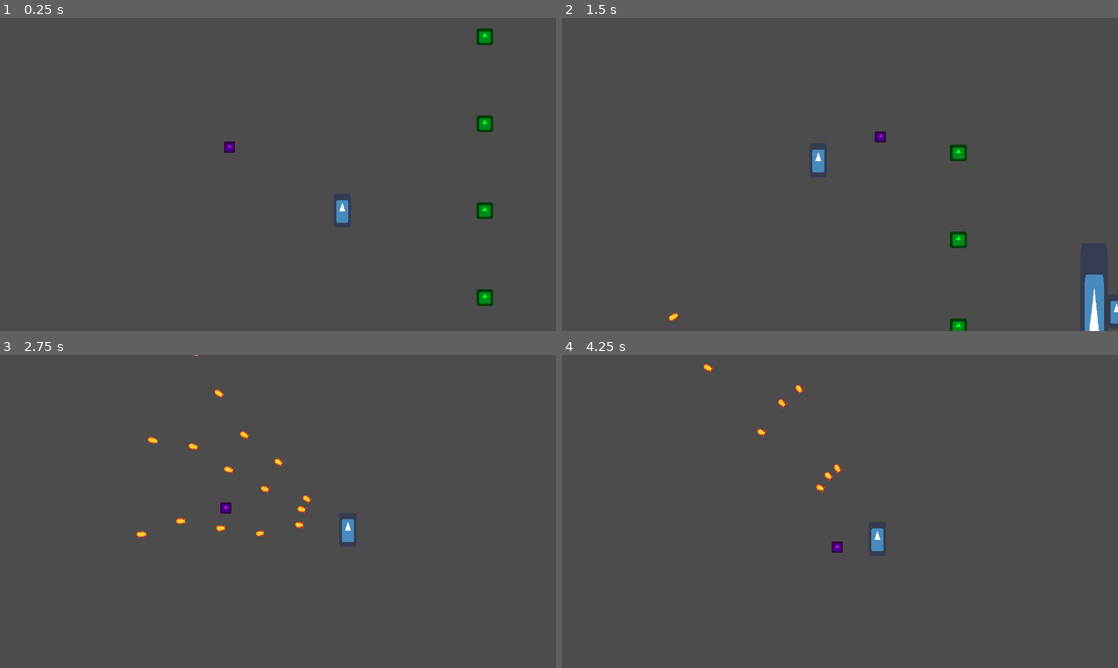
Above: before the commit, frames 1-4 (two rows, left to right).
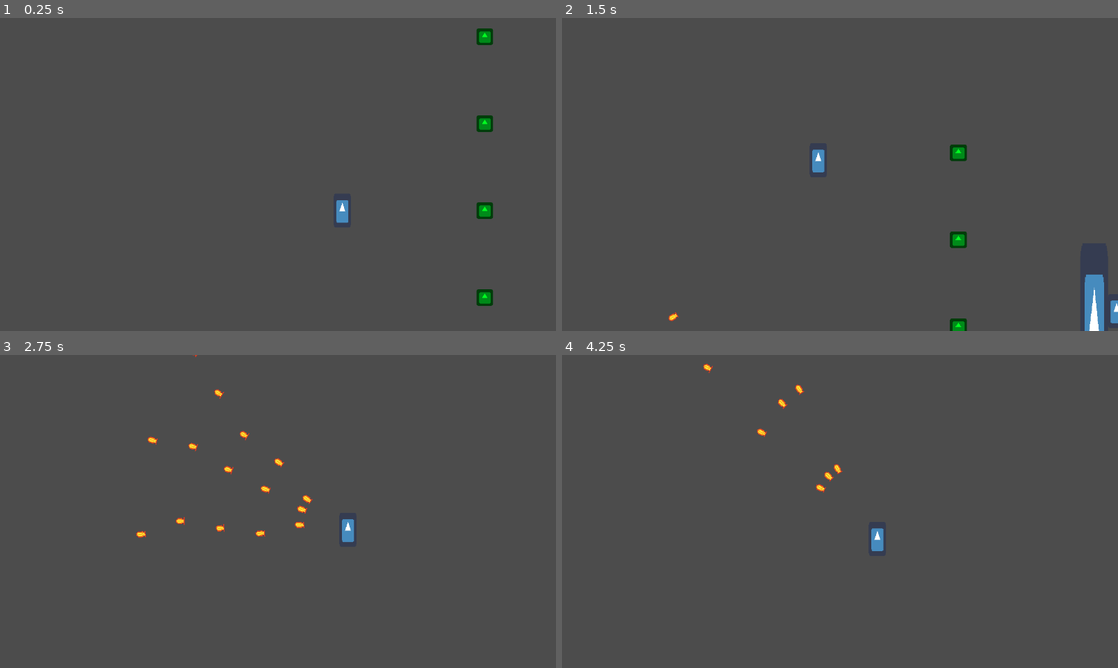
Above: after the commit, the same moments.

Repository: florian-rieder/2DShooter
Game: Godot game, scene res://test.tscn
Two runs of this game, one before a commit and one after it. Both use one fixed random seed, a clock stepped at 60 frames per second and the inputs below. The engine's default icon, where the game draws it, is replaced by a stand-in: a white triangle on a blue panel in a dark square. Sound files missing from this copy of the repository are replaced by a short silence.
Inputs (mouse positions are in pixels of both pictures, inside the frame that each line leads up to):
- Up to frame 1 (0.25 s): no input
- Up to frame 2 (1.5 s): move the mouse to (812, 237) at 0.52 s; hold Space (fire) 0.53-1.28 s; hold W (up) from 0.53 s (still down); move the mouse to (1006, 221) at 1.27 s; tap C at 1.35 s
- Up to frame 3 (2.75 s): move the mouse to (111, 464) at 2.02 s; release W (up) at 2.03 s; hold A (left) from 2.03 s (still down); hold Space (fire) from 2.03 s (still down)
- Up to frame 4 (4.25 s): move the mouse to (867, 511) at 2.77 s; release Space (fire) at 2.78 s; tap C at 2.85 s; move the mouse to (756, 433) at 3.52 s; release A (left) at 3.53 s; hold S (down) from 3.53 s (still down); hold Space (fire) from 3.53 s (still down)

The runs differ from the first frame. In frame 1, less than 0.1% of the frame differs, in the area x 40-43%, y 39-44%; in frame 2, less than 0.1%; in frame 3, 0.2%, in the area x 25-57%, y 0-59%; in frame 4, 0.2%.

Commit message:
Implemented State Machine AI

Diff:
--- a/2DShooter/Characters/BaseCharacter/BaseCharacter.gd
+++ b/2DShooter/Characters/BaseCharacter/BaseCharacter.gd
@@ -26,6 +26,5 @@
 
 
 func _physics_process(delta):
-    velocity = Vector2.ZERO
     get_input(delta)
-    velocity = move_and_slide(velocity)
+    move_and_slide(velocity)
--- a/2DShooter/Characters/BaseEnemy/BaseEnemy.gd
+++ b/2DShooter/Characters/BaseEnemy/BaseEnemy.gd
@@ -2,44 +2,23 @@
 class_name BaseEnemy
 
 
-onready var noise = OpenSimplexNoise.new()
+onready var state_machine = $StateMachine
 var noise_y = 0
-var target
-var direction
+var target = null
+var direction = Vector2.ZERO
 
 
-func _ready():
-    noise.seed = randi()
-    noise.period = 4
-    noise.octaves = 2
-
-
-func get_input(delta):
+func get_input(_delta):
     if target:
-        chase()
+        state_machine.transition_to('Chase')
     else:
-        wander(delta)
+        state_machine.transition_to('Wander')
 
     if direction.x < 0:
-        # flip on x axis
+        # flip on x axis (Maybe, really can't tell)
         scale.x = -1
     else:
         scale.x = 1
-
-
-func wander(delta):
-    var x = noise.get_noise_2d(noise.seed, noise_y)
-    var y = noise.get_noise_2d(noise.seed * 2, noise_y)
-    noise_y += delta
-    direction = Vector2(x, y).normalized()
-    velocity = direction * speed / 2
-
-
-func chase():
-    # move in the direction of the target
-    direction = position.direction_to(target.position)
-    direction = direction.normalized()
-    velocity = direction * speed
 
 
 func die():
--- a/2DShooter/Characters/BaseEnemy/BaseEnemy.tscn
+++ b/2DShooter/Characters/BaseEnemy/BaseEnemy.tscn
@@ -1,8 +1,11 @@
-[gd_scene load_steps=6 format=2]
+[gd_scene load_steps=9 format=2]
 
 [ext_resource path="res://Characters/BaseCharacter/BaseCharacter.tscn" type="PackedScene" id=1]
 [ext_resource path="res://Characters/BaseEnemy/BaseEnemy.gd" type="Script" id=2]
 [ext_resource path="res://modulate_white.gdshader" type="Shader" id=3]
+[ext_resource path="res://StateMachine/StateMachine.gd" type="Script" id=4]
+[ext_resource path="res://Characters/BaseEnemy/Chase.gd" type="Script" id=5]
+[ext_resource path="res://Characters/BaseEnemy/Wander.gd" type="Script" id=6]
 
 [sub_resource type="ShaderMaterial" id=2]
 resource_local_to_scene = true
@@ -20,11 +23,24 @@
 material = SubResource( 2 )
 
 [node name="DetectionArea" type="Area2D" parent="." index="3"]
+show_behind_parent = true
+input_pickable = false
+monitorable = false
 
 [node name="DetectionShape" type="CollisionShape2D" parent="DetectionArea" index="0"]
 shape = SubResource( 1 )
 
 [node name="VisibilityEnabler2D" type="VisibilityEnabler2D" parent="." index="4"]
 
+[node name="StateMachine" type="Node" parent="." index="5"]
+script = ExtResource( 4 )
+initial_state = NodePath("Wander")
+
+[node name="Wander" type="Node" parent="StateMachine" index="0"]
+script = ExtResource( 6 )
+
+[node name="Chase" type="Node" parent="StateMachine" index="1"]
+script = ExtResource( 5 )
+
 [connection signal="body_entered" from="DetectionArea" to="." method="_on_DetectionArea_body_entered"]
 [connection signal="body_exited" from="DetectionArea" to="." method="_on_DetectionArea_body_exited"]
--- /dev/null
+++ b/2DShooter/Characters/BaseEnemy/Chase.gd
@@ -0,0 +1,33 @@
+extends State
+
+# Chase Behavior
+
+# Virtual function. Receives events from the `_unhandled_input()` callback.
+func handle_input(_event: InputEvent) -> void:
+    pass
+
+
+# Virtual function. Corresponds to the `_process()` callback.
+func update(_delta: float) -> void:
+    pass
+
+
+# Virtual function. Corresponds to the `_physics_process()` callback.
+func physics_update(_delta: float) -> void:
+    # move in the direction of the target
+    owner.velocity = Vector2.ZERO
+    owner.direction = owner.position.direction_to(owner.target.position)
+    owner.direction = owner.direction.normalized()
+    owner.velocity = owner.direction * owner.speed
+
+
+# Virtual function. Called by the state machine upon changing the active state. The `msg` parameter
+# is a dictionary with arbitrary data the state can use to initialize itself.
+func enter(_msg := {}) -> void:
+    pass
+
+
+# Virtual function. Called by the state machine before changing the active state. Use this function
+# to clean up the state.
+func exit() -> void:
+    pass
--- /dev/null
+++ b/2DShooter/Characters/BaseEnemy/Wander.gd
@@ -0,0 +1,33 @@
+extends State
+
+# Wander behavior
+
+# Virtual function. Receives events from the `_unhandled_input()` callback.
+func handle_input(_event: InputEvent) -> void:
+    pass
+
+
+# Virtual function. Corresponds to the `_process()` callback.
+func update(_delta: float) -> void:
+    pass
+
+
+# Virtual function. Corresponds to the `_physics_process()` callback.
+func physics_update(_delta: float) -> void:
+    owner.velocity = Vector2.ZERO
+    var x = rand_range(-1, 1)
+    var y = rand_range(-1, 1)
+    owner.direction = Vector2(x, y).normalized()
+    owner.velocity = owner.direction * owner.speed / 2
+
+
+# Virtual function. Called by the state machine upon changing the active state. The `msg` parameter
+# is a dictionary with arbitrary data the state can use to initialize itself.
+func enter(_msg := {}) -> void:
+    pass
+
+
+# Virtual function. Called by the state machine before changing the active state. Use this function
+# to clean up the state.
+func exit() -> void:
+    pass
--- a/2DShooter/Characters/Player/Player.gd
+++ b/2DShooter/Characters/Player/Player.gd
@@ -7,6 +7,7 @@
 
 
 func get_input(_delta):
+    velocity = Vector2.ZERO
     if Input.is_action_pressed('right'):
         velocity.x += 1
     if Input.is_action_pressed('left'):
--- a/2DShooter/Characters/Player/Player.tscn
+++ b/2DShooter/Characters/Player/Player.tscn
@@ -38,6 +38,7 @@
 distance = Vector2( 100, 100 )
 
 [node name="DebugSprite" type="Sprite" parent="Lookahead" index="0"]
+visible = false
 modulate = Color( 1, 0, 0.913725, 1 )
 self_modulate = Color( 1, 0, 0.866667, 1 )
 scale = Vector2( 0.2, 0.2 )
--- a/2DShooter/Characters/Player/ShakeCamera2D.gd
+++ b/2DShooter/Characters/Player/ShakeCamera2D.gd
@@ -55,3 +55,6 @@
 func _on_Weapon_shot_fired(weapon: WeaponResource) -> void:
     if trauma < weapon.max_trauma:
         add_trauma(weapon.shake_trauma)
+
+func _on_Explosion(shake_trauma):
+    add_trauma(shake_trauma)
--- a/2DShooter/Director/Director.gd
+++ b/2DShooter/Director/Director.gd
@@ -7,7 +7,7 @@
     }
 var sensed_difficulty : float
 var target_difficulty : float
-var max_enemies : int = 100
+var max_enemies : int = 300
 
 # call function on each member of a group:
 # get_tree().call_group("my_group","my_function",args...)
--- a/2DShooter/Impact/Explosion/Explosion.gd
+++ b/2DShooter/Impact/Explosion/Explosion.gd
@@ -1,29 +1,27 @@
 extends Area2D
 
+signal explosion(shake_trauma)
 
 export var damage = 200
+export var trauma = 1
 
 
 # Called when the node enters the scene tree for the first time.
 func _ready():
+    #GlobalSignal.add_emitter('explosion', self)
     # wait .1 second in order to prevent an error with the Area2D
     yield(get_tree().create_timer(0.1), "timeout")
+    emit_signal("explosion", trauma)
     var bodies = get_overlapping_bodies()
 
     for body in bodies:
         if body.has_method('take_hit'):
             var distance = body.global_position.distance_to(global_position)/16
             var effective_damage = damage/(distance*distance)
-            print(String(distance) + "  " + String(effective_damage))
             body.call('take_hit', round(effective_damage))
 
     $AnimatedSprite.playing = true
 
 
-# Called every frame. 'delta' is the elapsed time since the previous frame.
-#func _process(delta):
-#    pass
-
-
 func _on_AnimatedSprite_animation_finished():
     queue_free()
--- a/2DShooter/Projectile/Projectile.tscn
+++ b/2DShooter/Projectile/Projectile.tscn
@@ -55,7 +55,6 @@
 [node name="Sprite" type="AnimatedSprite" parent="."]
 position = Vector2( 8, 0 )
 frames = SubResource( 6 )
-frame = 4
 playing = true
 
 [node name="CollisionShape2D" type="CollisionShape2D" parent="."]
--- a/2DShooter/test.tscn
+++ b/2DShooter/test.tscn
@@ -14,18 +14,7 @@
 [sub_resource type="RectangleShape2D" id=3]
 extents = Vector2( 15.5, 95.5 )
 
-[node name="Node2D" type="YSort"]
-
-[node name="Wall" type="StaticBody2D" parent="."]
-position = Vector2( 320, 0 )
-
-[node name="Sprite" type="Sprite" parent="Wall"]
-scale = Vector2( 0.5, 3 )
-texture = ExtResource( 4 )
-
-[node name="CollisionShape2D" type="CollisionShape2D" parent="Wall"]
-position = Vector2( 0.5, -0.5 )
-shape = SubResource( 3 )
+[node name="Game" type="Node2D"]
 
 [node name="Entities" type="YSort" parent="."]
 
@@ -61,5 +50,16 @@
 rect = Rect2( 0, 0, 150, 150 )
 entity_layer = NodePath("..")
 
+[node name="Wall" type="StaticBody2D" parent="Entities"]
+position = Vector2( 320, 0 )
+
+[node name="Sprite" type="Sprite" parent="Entities/Wall"]
+scale = Vector2( 0.5, 3 )
+texture = ExtResource( 4 )
+
+[node name="CollisionShape2D" type="CollisionShape2D" parent="Entities/Wall"]
+position = Vector2( 0.5, -0.5 )
+shape = SubResource( 3 )
+
 [node name="Crosshair" type="Node" parent="."]
 script = ExtResource( 10 )
